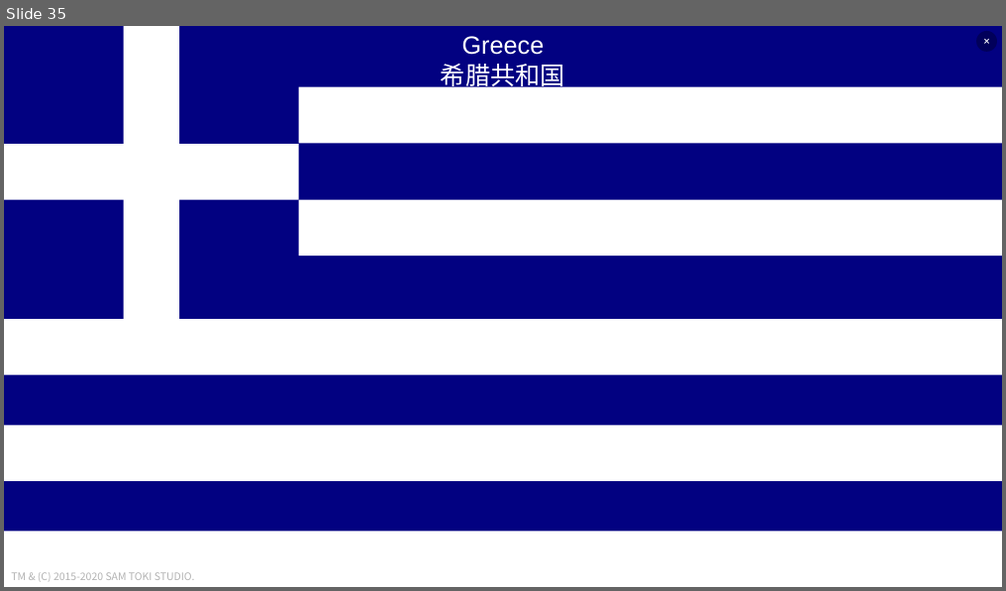
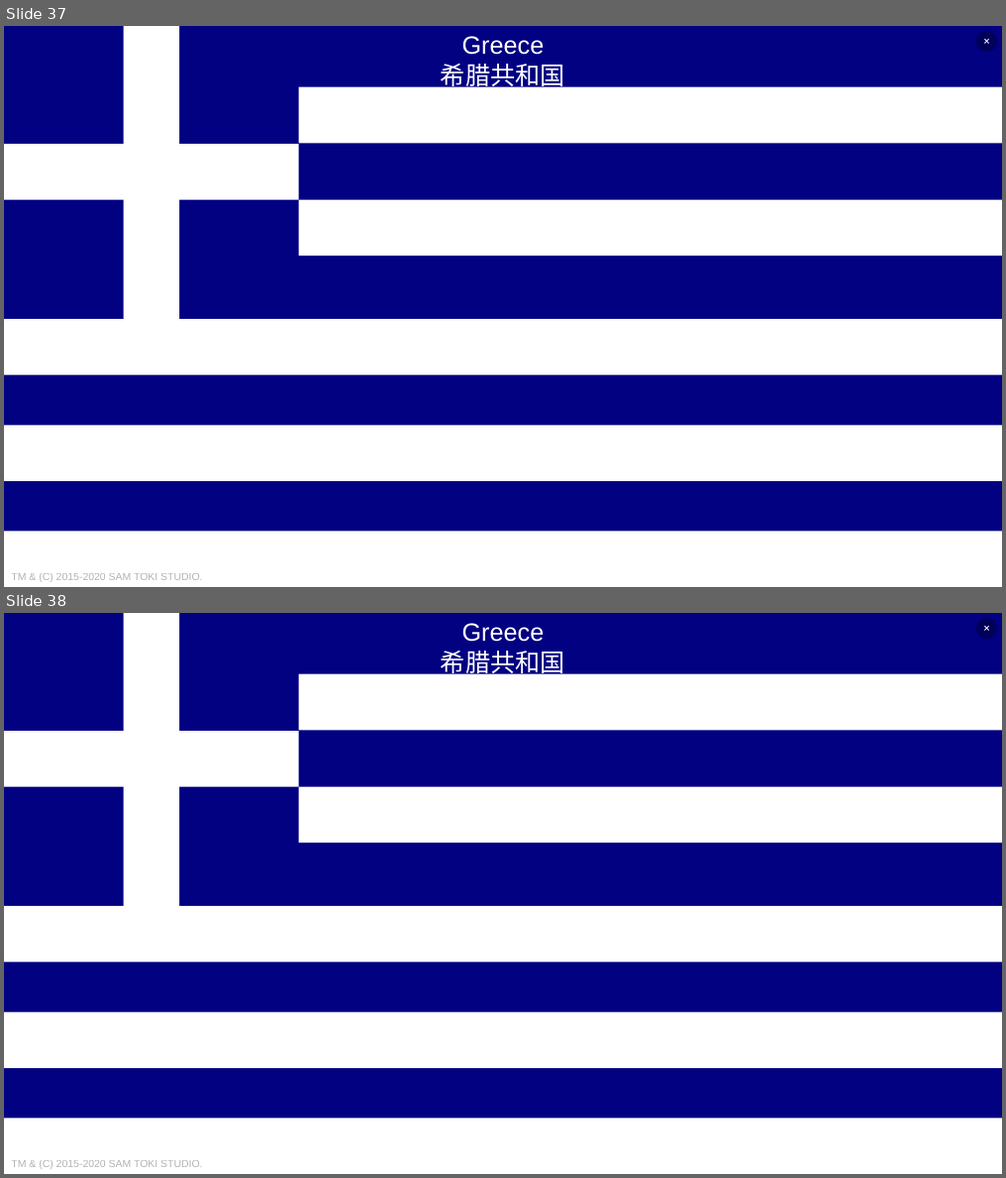
Before and after one commit to SamToki/PPT---Sam-Toki-Original-PowerPoint-Collection, a slide deck: RELEASE/PPT National Flags Animation.pptx. Shown one above the other, each under a label of ours: slide 35 before the commit, slides 37 and 38 after it. The pictures are 1006x591 and 1006x1178 pixels, drawn with LibreOffice and Linux fonts; fonts in the diff are those of the drawing. Boxes give left, top, right and bottom in pixels: in the first picture for what was removed or moved away, otherwise in the second. Text is boxed around its words. In the diff, an @@ line names an element or a change of style, - is before the commit and + after.

```diff
--- a/RELEASE/PPT National Flags Animation.pptx
+++ b/RELEASE/PPT National Flags Animation.pptx
@@ slide 38 added at (4,613,1002,1174), background #020181 @@
@@ rectangle added at (124,613,179,906), fill #FFFFFF @@
@@ text added at (441,623,565,678), 24 pt, text #FFFFFF @@
+Greece
+希腊共和国
@@ ellipse added at (976,618,997,639), fill #000000 at 30% opacity @@
@@ text added at (976,618,997,639), 11 pt, text #FFFFFF @@
+×
@@ rectangle added at (299,674,1002,731), fill #FFFFFF @@
@@ rectangle added at (4,731,299,786), fill #FFFFFF @@
@@ rectangle added at (299,786,1002,843), fill #FFFFFF @@
@@ rectangle added at (4,906,1002,962), fill #FFFFFF @@
@@ rectangle added at (4,1013,1002,1069), fill #FFFFFF @@
@@ rectangle added at (4,1118,1002,1174), fill #FFFFFF @@
@@ text added at (11,1160,202,1169), 10 pt, text #000000 at 30% opacity @@
+TM & (C) 2015-2020 SAM TOKI STUDIO.
@@ what was slide 35 is now slide 37 @@
@@ slide 37 changed as well @@
@@ text "TM & (C) 2015-2020 SAM ..." at (11,573,202,582): font Noto Sans CJK SC to Arial @@
```
Also in this commit, not shown: 51 other slides changed, 8 other slides added.
